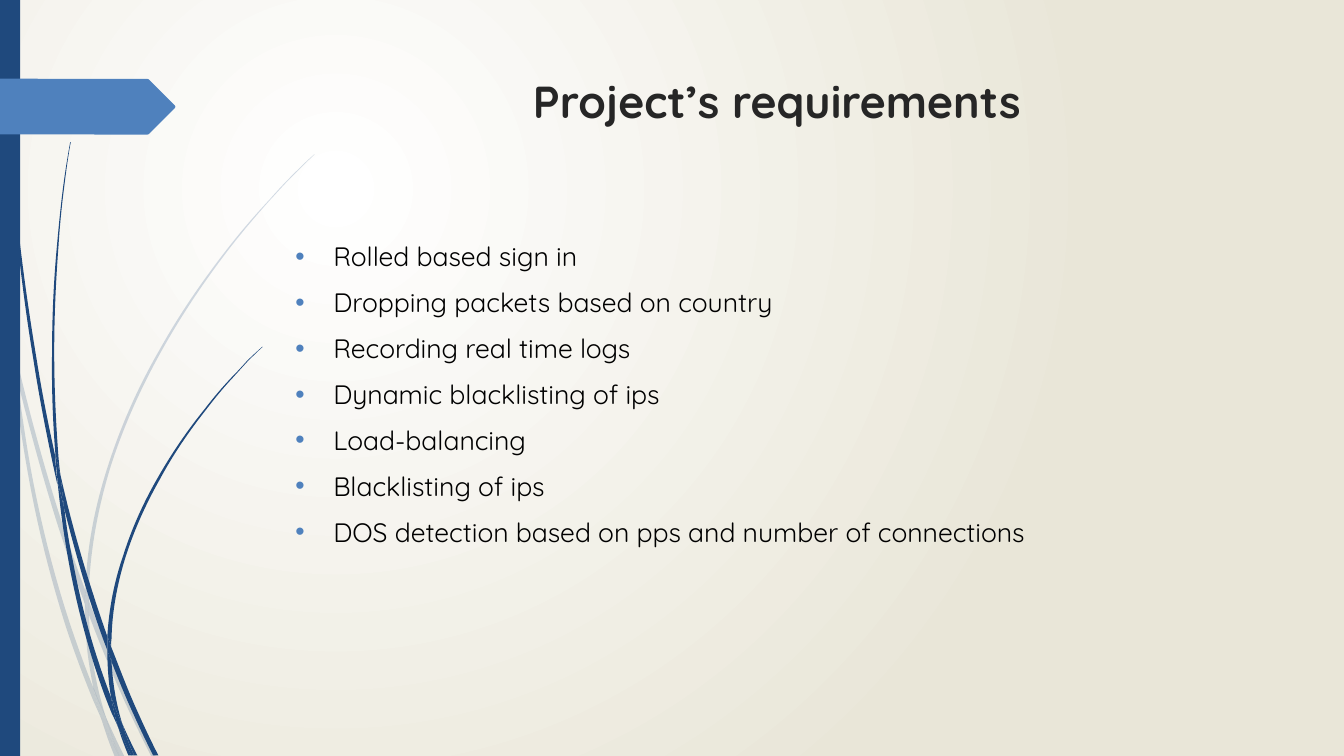
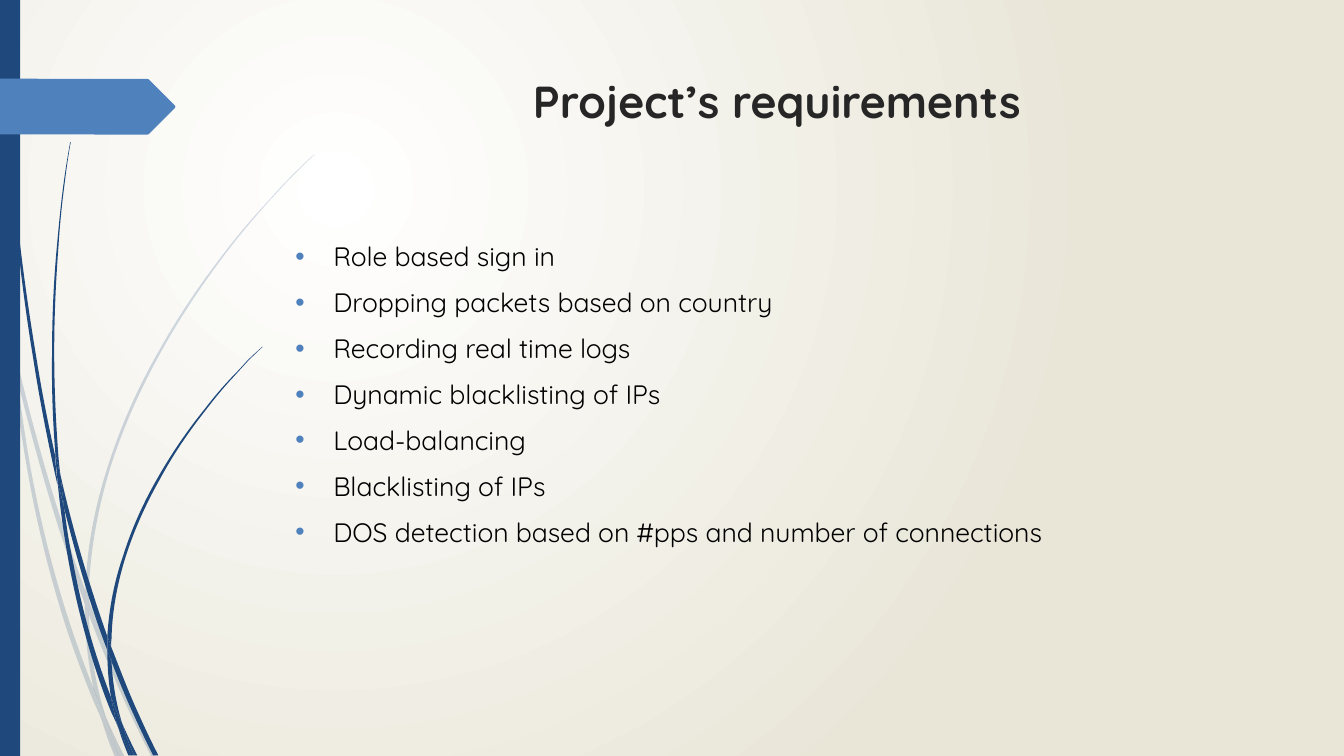
Before and after one commit to cos301-2019-se/Defendr, a slide deck: slide 4 of SRS/SlideShow3.pptx. Drawn at 1344x756 pixels with LibreOffice and Linux fonts; fonts in the diff are those of the drawing. Boxes give left, top, right and bottom in pixels: in the first picture for what was removed or moved away, otherwise in the second. Text is boxed around its words. In the diff, an @@ line names an element or a change of style, - is before the commit and + after.

```diff
--- a/SRS/SlideShow3.pptx
+++ b/SRS/SlideShow3.pptx
@@ text at (333,246,555,272): text changed @@
-• Rolled based sign in
+• Role based sign in
@@ text at (333,384,661,410): text changed @@
-• Dynamic blacklisting of ips
+• Dynamic blacklisting of IPs
@@ text at (333,476,1042,548): text changed @@
-• Blacklisting of ips
-• DOS detection based on pps and number of connections
+• Blacklisting of IPs
+• DOS detection based on #pps and number of connections
```
Also in this commit, not shown: 6 other slides changed, 3 slides added.
